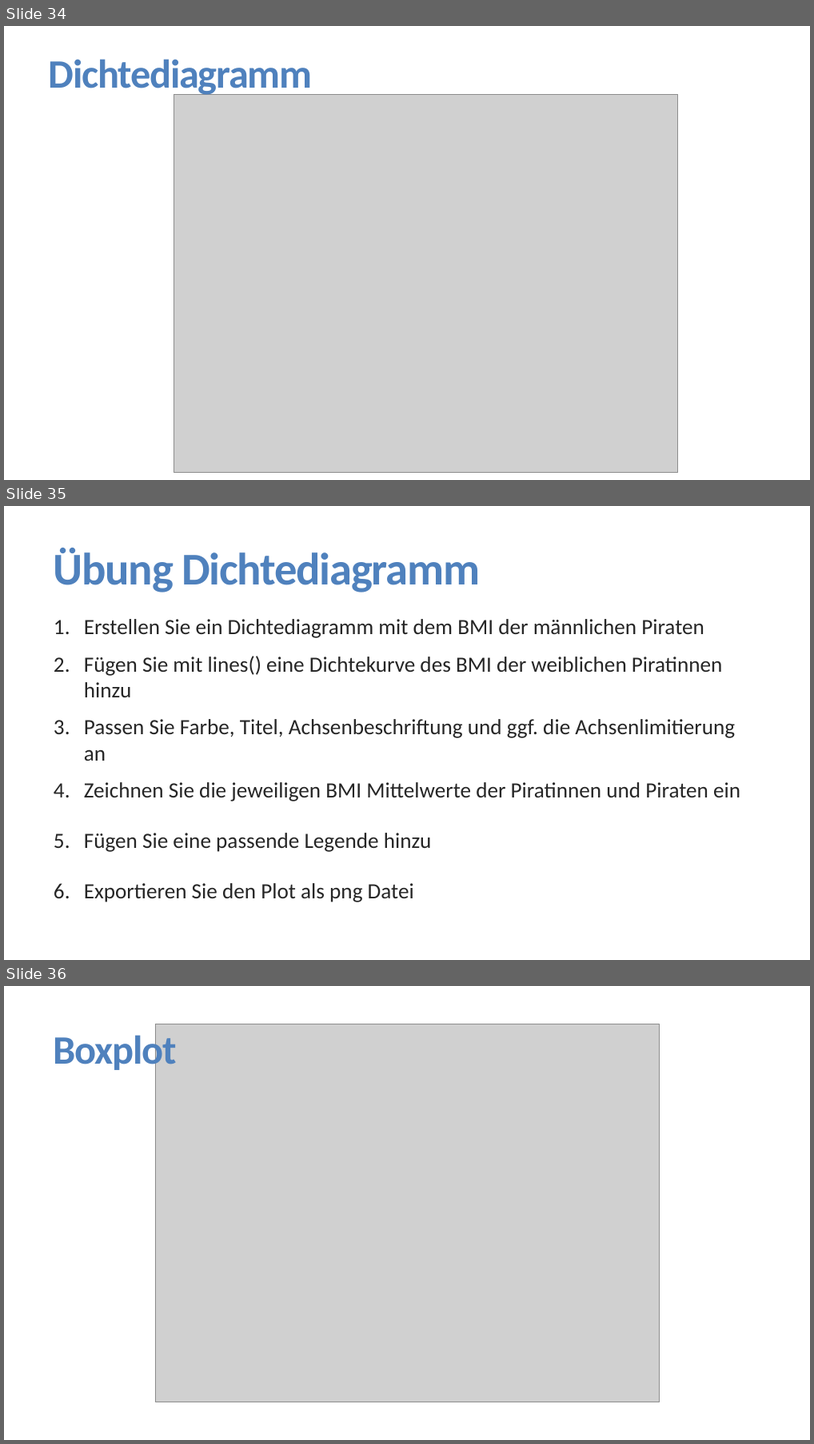
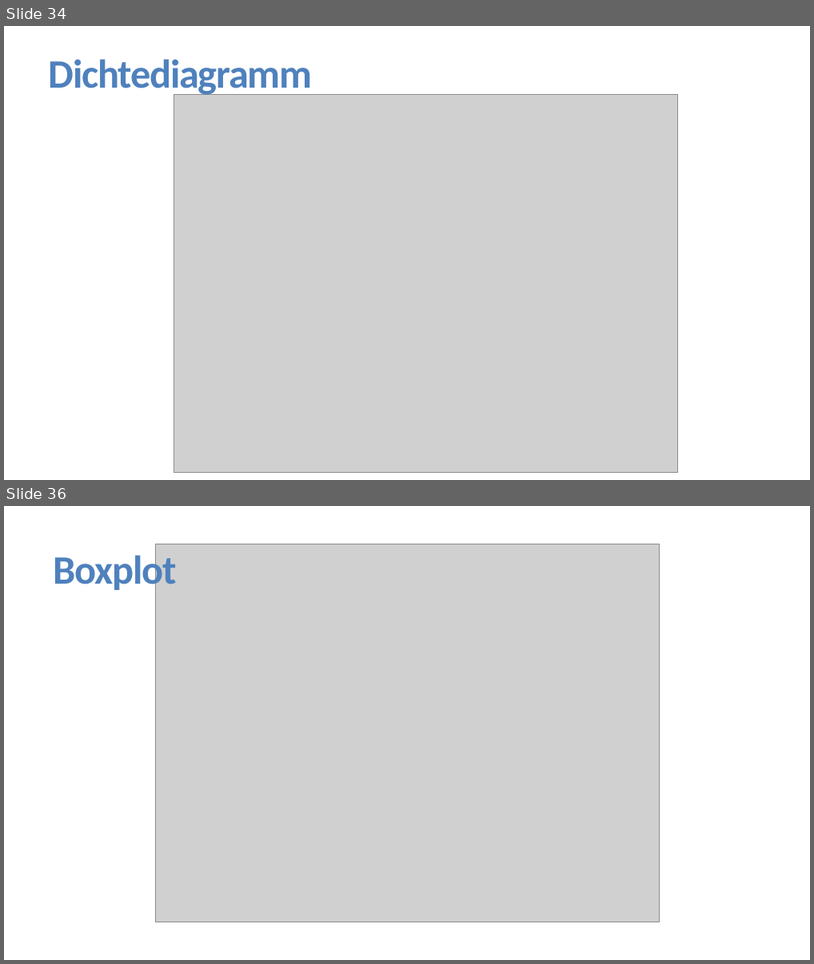
Before and after one commit to FlorianKeppeler/RKurs, a slide deck: Präsentationen/Einführung in R.pptx. Shown one above the other, each under a label of ours: slides 34, 35 and 36 before the commit, slides 34 and 36 after it; the slides between them are not shown. The pictures are 814x1444 and 814x964 pixels, drawn with LibreOffice and Linux fonts; fonts in the diff are those of the drawing; grey boxes stand for pictures. Boxes give left, top, right and bottom in pixels: in the first picture for what was removed or moved away, otherwise in the second. Text is boxed around its words. In the diff, an @@ line names an element or a change of style, - is before the commit and + after.

Commit message:
Alle Übungen als eigene Dokumente aus der Powerpoint exportiert

```diff
--- a/Präsentationen/Einführung in R.pptx
+++ b/Präsentationen/Einführung in R.pptx
@@ slide 35 removed at (4, 506, 810, 960), background #FFFFFF @@
@@ title removed at (54, 548, 480, 592) @@
-Übung Dichtediagramm
@@ text removed at (84, 619, 741, 902) @@
-1. Erstellen Sie ein Dichtediagramm mit dem BMI der männlichen Piraten
-2. Fügen Sie mit lines() eine Dichtekurve des BMI der weiblichen Piratinnen hinzu
-3. Passen Sie Farbe, Titel, Achsenbeschriftung und ggf. die Achsenlimitierung an
-4. Zeichnen Sie die jeweiligen BMI Mittelwerte der Piratinnen und Piraten ein
-5. Fügen Sie eine passende Legende hinzu
-6. Exportieren Sie den Plot als png Datei
```
Also in this commit, not shown: 4 slides changed, 8 slides added, 7 other slides removed, 10 other files.
